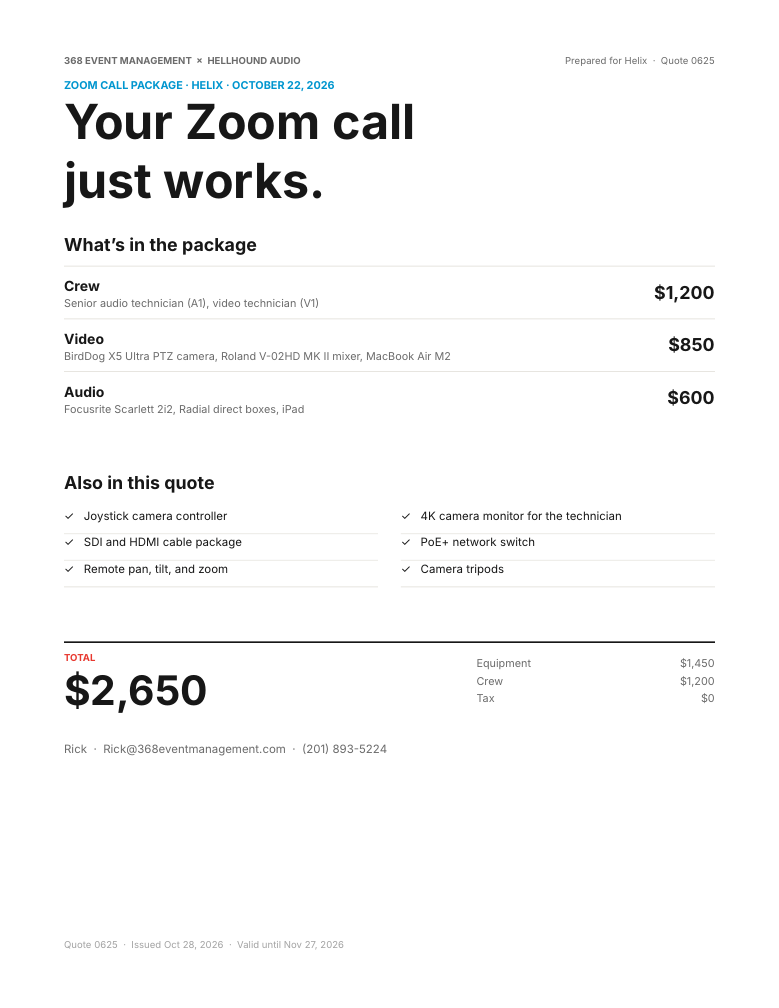
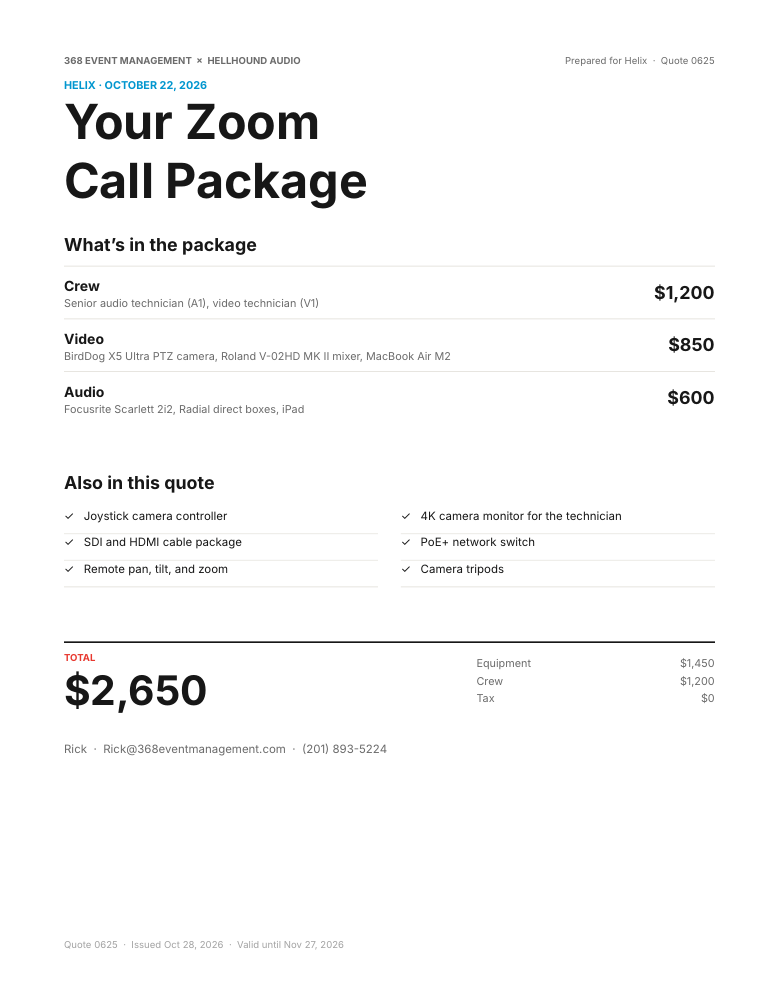
Before and after one commit to juandangooo/ok, a slide deck: slide 1 of one-pager/quote/helix-2026-10-22-editable.pptx. Drawn at 779x1008 pixels with LibreOffice and Linux fonts; fonts in the diff are those of the drawing. Boxes give left, top, right and bottom in pixels: in the first picture for what was removed or moved away, otherwise in the second. Text is boxed around its words. In the diff, an @@ line names an element or a change of style, - is before the commit and + after.

```diff
--- a/one-pager/quote/helix-2026-10-22-editable.pptx
+++ b/one-pager/quote/helix-2026-10-22-editable.pptx
@@ text at (64, 81, 207, 91): text changed @@
-ZOOM CALL PACKAGE · HELIX · OCTOBER 22, 2026
+HELIX · OCTOBER 22, 2026
@@ text at (64, 103, 369, 208): text changed @@
-Your Zoom call
-just works.
+Your Zoom
+Call Package
```
Also in this commit, not shown: 3 other files.
